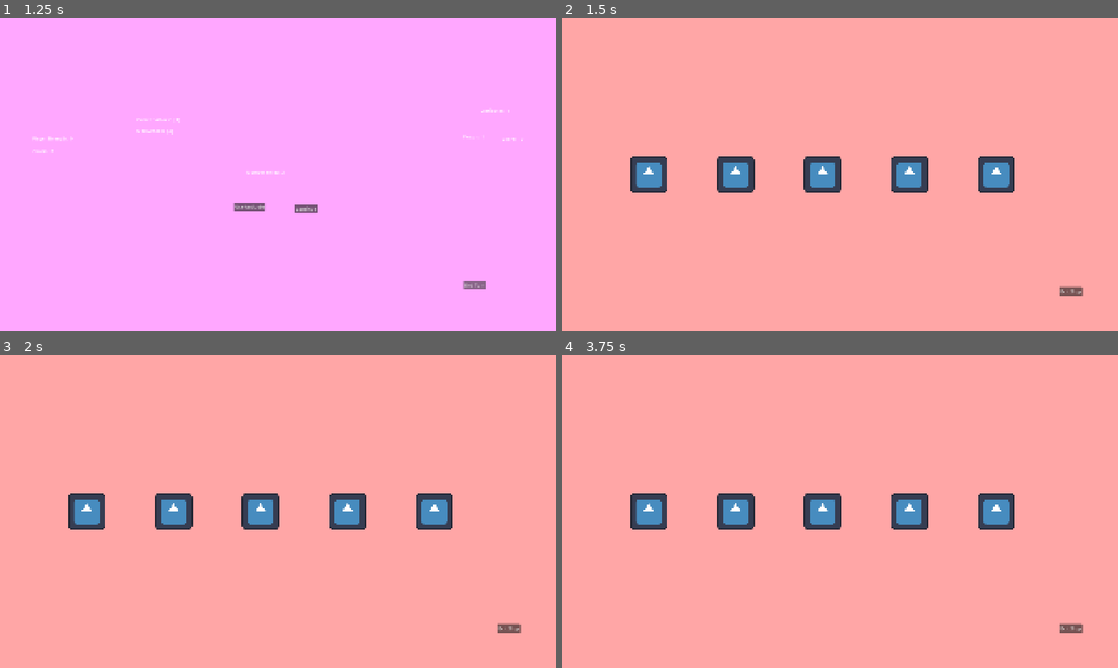
Above: before the commit, frames 1-4 (two rows, left to right).
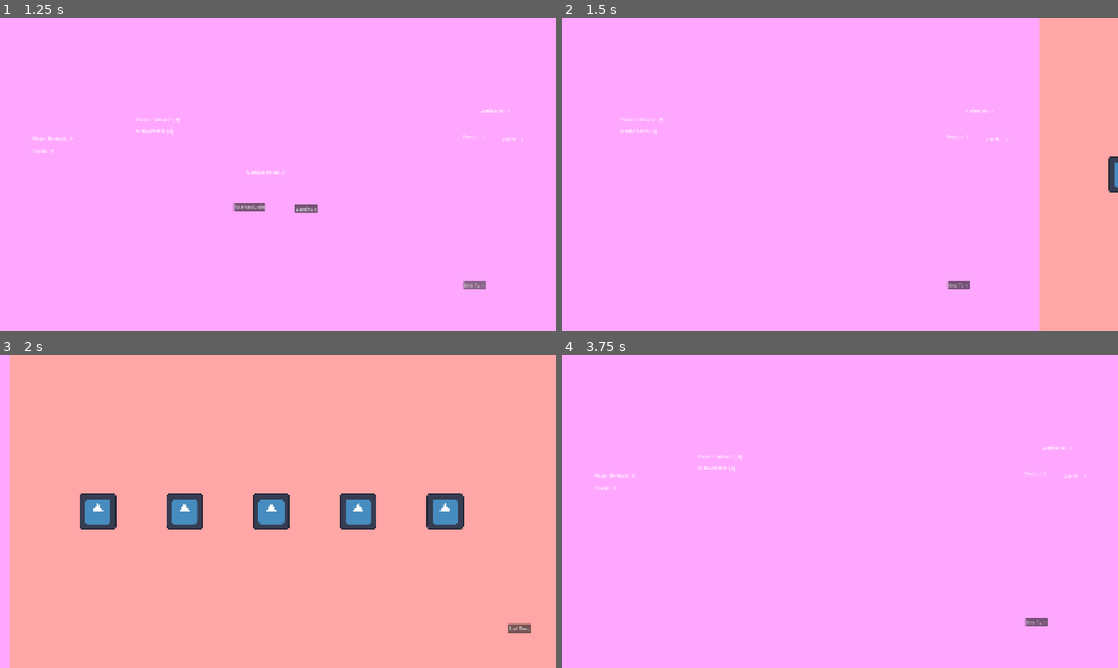
Above: after the commit, the same moments.

Repository: Novali91/Snakeeyes
Game: Godot game, scene res://01_Managers/01_StateManager/top_state_machine.tscn
Same seed, same stepped clock (60 frames per second), same inputs: the game is played once before the commit and once after it. The engine's default icon, where the game draws it, is replaced by a stand-in: a white triangle on a blue panel in a dark square.
Inputs (mouse positions are in pixels of both pictures, inside the frame that each line leads up to):
- Up to frame 1 (1.25 s): click "End Turn" at 0.5 s
- Up to frame 2 (1.5 s): click "Continue" at 1.25 s
- Up to frame 3 (2 s): no input
- Up to frame 4 (3.75 s): move the mouse to (650, 511) at 2.02 s; hold Right (right) 2.03-2.78 s; click (650, 511) at 2.17 s; tap Enter at 2.75 s; move the mouse to (734, 511) at 2.77 s; hold Left (left) 2.78-3.53 s; click (734, 511) at 2.92 s; move the mouse to (589, 586) at 3.52 s; hold Right (right) from 3.53 s (still down); click (589, 586) at 3.67 s

Frame 1 is identical in both runs. In frame 2, 86% of the frame differs, in the area x 0-100%, y 0-100%; in frame 3, 5.3%; in frame 4, 100%.

Commit message:
Re-added camera animations to camera manager

Diff:
--- a/01_Managers/06_CameraManager/camera_manager.gd
+++ b/01_Managers/06_CameraManager/camera_manager.gd
@@ -12,19 +12,32 @@
 @onready var camera: Camera2D = $Camera2D
 
 var _current_ind: int = 1
+var _prev_ind: int = 1
 var _camera_locked: bool
+var _transition_progress: float = -1
+var transition_total_time: float = 0.75
 
 func _ready() -> void:
-	camera.global_position = Vector2(1920 * 1.5, 1080 / 2.)
+	camera.global_position = Vector2(screen_pos_x(_current_ind), 1080 / 2.)
 
 func _process(_delta: float) -> void:
 	if _camera_locked: return
 
-	if Input.is_action_just_pressed("left"):
-		_swipe_left()
+	#if camera is mid-transition
+	if _transition_progress > -1 && _transition_progress < transition_total_time:
+		_transition_progress += _delta
+		camera.global_position.x = smooth_lerp(screen_pos_x(_prev_ind), screen_pos_x(_current_ind), _transition_progress/transition_total_time)
+	else:
+		if Input.is_action_just_pressed("left"):
+			_swipe_left()
+		elif Input.is_action_just_pressed("right"):
+			_swipe_right()
 
-	elif Input.is_action_just_pressed("right"):
-		_swipe_right()
+func smooth_lerp(from: float, to: float, x: float) -> float:
+	return from + (to - from) * (sin(PI * (x - 0.5))/2 + 0.5)
+
+func screen_pos_x(ind: int) -> float:
+	return (ind + 0.5) * 1920
 
 func switch_screen(screen_ind: int) -> void:
 	if screen_ind == _current_ind:
@@ -32,7 +45,8 @@
 		return
 
 	_current_ind = screen_ind
-	camera.global_position.x = (_current_ind + 0.5) * 1920
+
+	_transition_progress = 0
 	done_moving.emit()
 
 func lock_camera() -> void:
@@ -42,11 +56,13 @@
 	_camera_locked = false
 
 func _swipe_left() -> void:
+	_prev_ind = _current_ind
 	var new_ind = _current_ind - 1
 	if new_ind >= 0:
 		switch_screen(new_ind)
 
 func _swipe_right() -> void:
+	_prev_ind = _current_ind
 	var new_ind = _current_ind + 1
 	if new_ind < 3:
 		switch_screen(new_ind)
